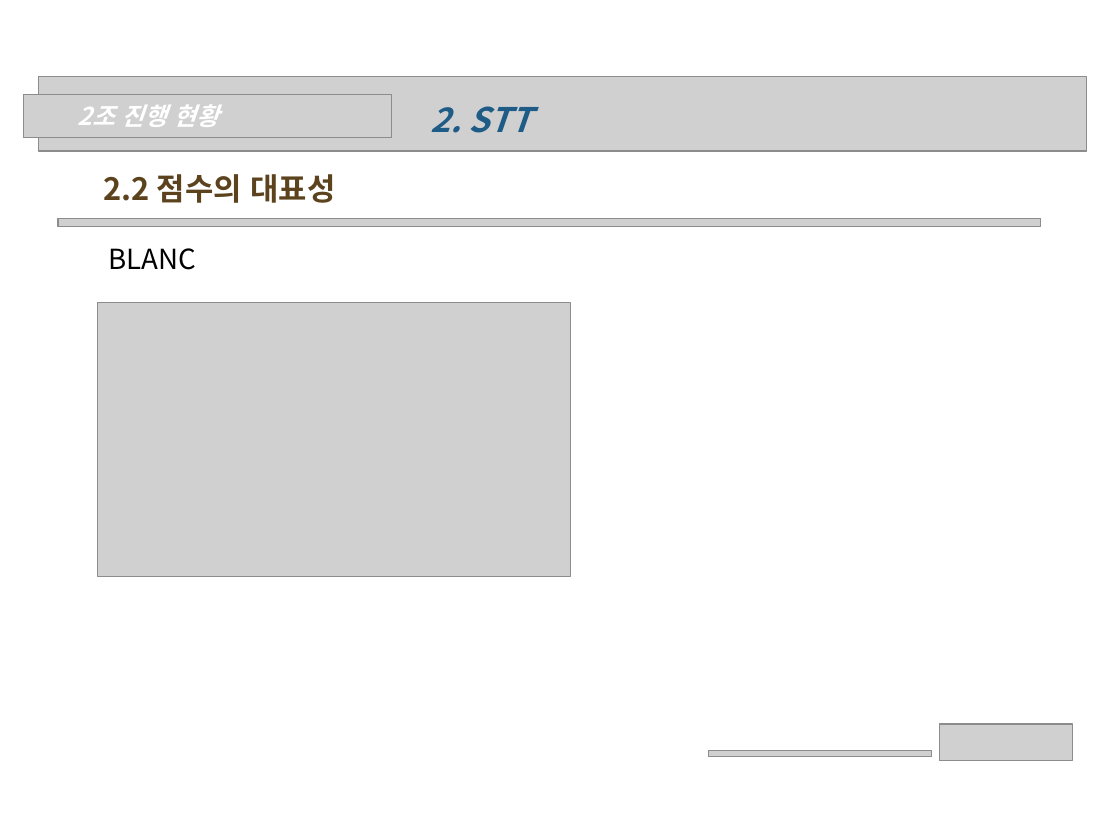
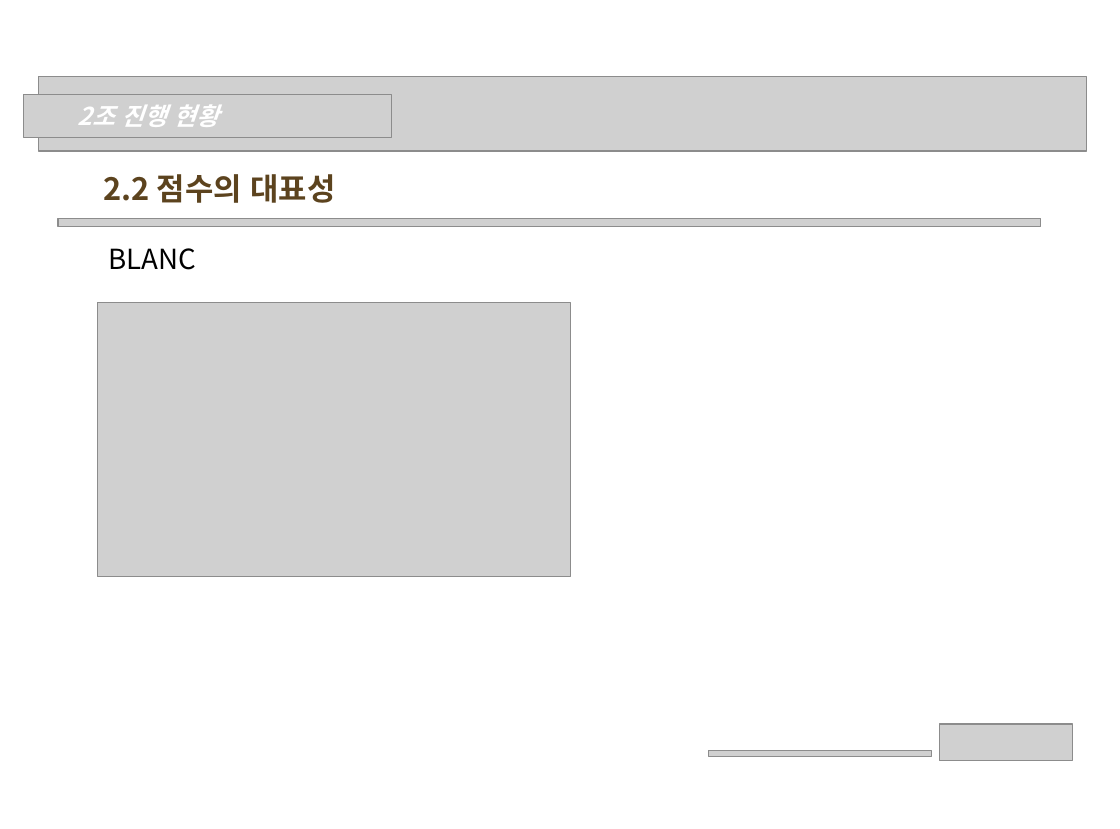
Before and after one commit to wonchul98/audio-to-summary, a slide deck: slide 8 of ppt/0527_2조_나현희_신원철.pptx. Drawn at 1120x829 pixels with LibreOffice and Linux fonts; fonts in the diff are those of the drawing; grey boxes stand for pictures; background and template pictures are left out. Boxes give left, top, right and bottom in pixels: in the first picture for what was removed or moved away, otherwise in the second. Text is boxed around its words. In the diff, an @@ line names an element or a change of style, - is before the commit and + after.

```diff
--- a/ppt/0527_2조_나현희_신원철.pptx
+++ b/ppt/0527_2조_나현희_신원철.pptx
@@ text removed at <box>430,106,532,133</box> @@
-2. STT
```
Also in this commit, not shown: 9 other slides changed.
